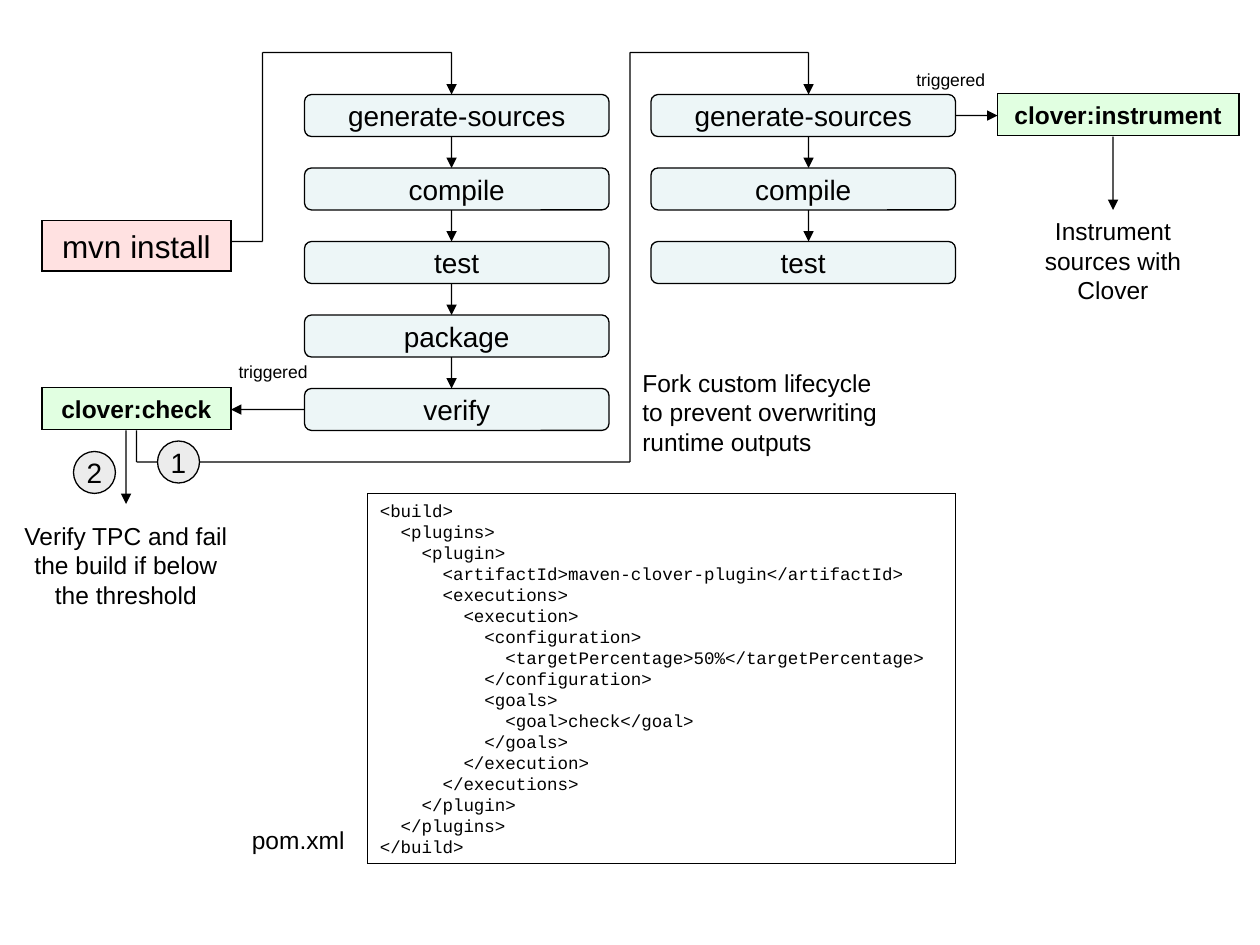
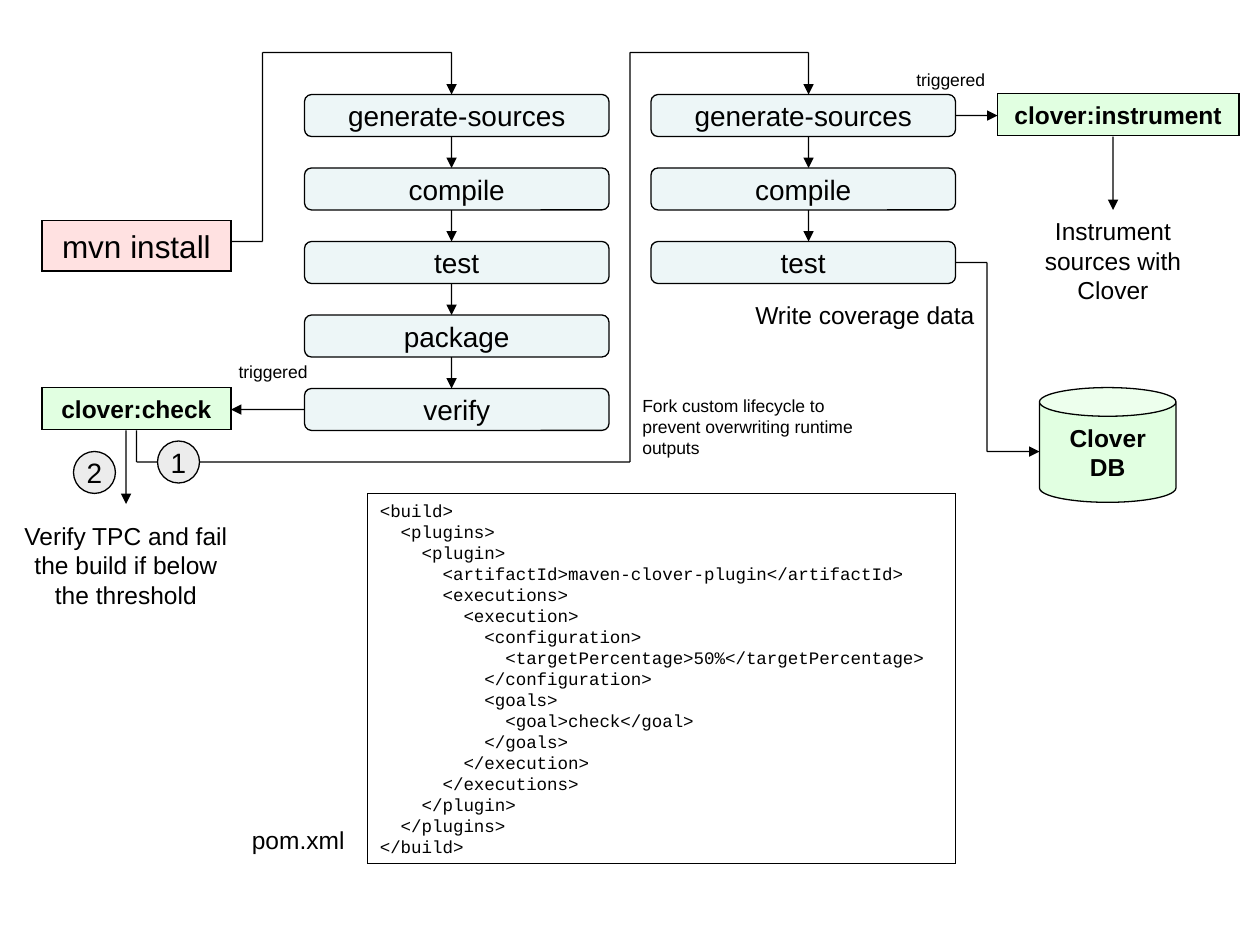
Before and after one commit to khmarbaise/maven-plugins, a slide deck: slide 1 of maven-clover-plugin/src/site/misc/architecture.ppt. Drawn at 1260x945 pixels with LibreOffice and Linux fonts; fonts in the diff are those of the drawing. Boxes give left, top, right and bottom in pixels: in the first picture for what was removed or moved away, otherwise in the second. Text is boxed around its words. In the diff, an @@ line names an element or a change of style, - is before the commit and + after.

Commit message:
Added new architecture doc for the clover:clover goal (the clover report goal).

```diff
--- a/maven-clover-plugin/src/site/misc/architecture.ppt
+++ b/maven-clover-plugin/src/site/misc/architecture.ppt
@@ line added from (955, 262) to (987, 262), #000000 0.74 pt @@
@@ line added from (987, 262) to (987, 451), #000000 0.74 pt @@
@@ text added at [755, 306, 975, 329], 14 pt, text #000000 @@
+Write coverage data
@@ text "Fork custom lifecycle to prevent ...": place and size @@
-text "Fork custom lifecycle to prevent ..." at [642, 374, 877, 456]
+text "Fork custom lifecycle to prevent ..." at [642, 399, 853, 458]
@@ text "Fork custom lifecycle to prevent ..." at [642, 399, 853, 458]: size 14 to 10 pt; less space between paragraphs @@
@@ cylinder added at [1040, 388, 1176, 503], fill #E1FFE1, outline #000000 0.74 pt, 14 pt, text #000000, bold @@
+Clover DB
@@ arrow added from (987, 451) to (1040, 451), #000000 0.74 pt @@
```
Also in this commit, not shown: 1 slide added, 6 other files.
